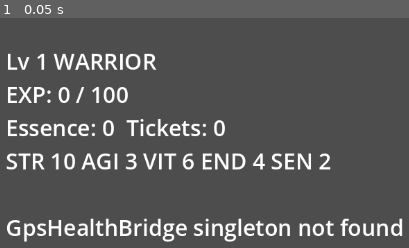
Above: before the commit, frame 1.
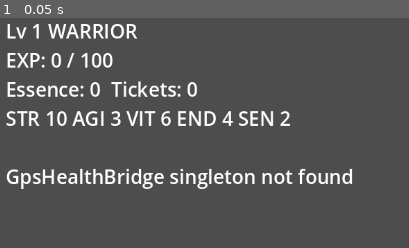
Above: after the commit, the same moment.

Repository: Luke-AI-Developments/HollowHunter
Game: Godot game, scene res://scenes/main.tscn
The game is run twice, just before and just after one commit, with the same random seed, the same clock (stepped at 60 frames per second) and the same inputs.
Inputs:
- Up to frame 1 (0.05 s): no input

The runs differ from the first frame. In frame 1, 16% of the frame differs, in the area x 1-99%, y 2-98%.

Commit message:
Phase 1 step 4: simple map, live position + placeholder gates
- core/gate_spawner.gd: rank-matched placeholder gate scattering. Rank pool
  is current-rank + one tier down (game_logic.gd has no spawn-weight
  formula to wire into, so this doesn't invent one beyond what the source
  of truth defines). Pure -- optional RNG param for deterministic tests.
- scenes/map_view.gd: flat lat/lon-to-pixel projection (no real map tiles
  -- out of Phase 1 scope), draws the player at local origin and gates as
  colored, rank-labeled circles around it. Placeholder shapes only.
- scenes/main.gd: restored GPS wiring (step 3's rewrite had dropped it
  entirely -- location permission/updates now feed the map on first fix).
- 45/45 tests passing. Confirmed on-device via screenshot: blue player
  marker centered, 5 gray 'E' gates scattered around it, matching a level 1
  hunter's rank pool exactly.

Co-Authored-By: Claude Sonnet 5 <noreply@anthropic.com>

Diff:
--- /dev/null
+++ b/core/gate_spawner.gd
@@ -0,0 +1,67 @@
+class_name GateSpawner
+## Placeholder gate spawning for the Phase 1 map: picks ranks near the
+## hunter's current power and scatters them at small lat/lon offsets from a
+## center point. Pure -- takes content + an (optional, for deterministic
+## tests) RNG in, returns plain gate dicts out. No map/rendering here.
+##
+## Rank weighting is deliberately simple (current rank + one tier down) --
+## the design bible discusses spawn weighting narratively but game_logic.gd
+## (the source of truth) has no formula for it, so this doesn't invent one.
+
+const RANKS := ["E", "D", "C", "B", "A", "S"]
+
+## Roughly a ~300-400m scatter radius around the center point (1 degree of
+## latitude/longitude is treated as ~111km, a flat-earth approximation --
+## fine at this scale, wrong far from the equator or over long distances).
+const MAX_OFFSET_DEGREES := 0.003
+
+
+static func rank_pool_for_level(level: int) -> Array:
+	var current := GameLogic.rank_for_level(level)
+	var idx := RANKS.find(current)
+	var pool := [current]
+	if idx > 0:
+		pool.append(RANKS[idx - 1])
+	return pool
+
+
+static func spawn_gates(
+	center_lat: float,
+	center_lon: float,
+	hunter_level: int,
+	monsters: Array,
+	count: int = 5,
+	rng: RandomNumberGenerator = null
+) -> Array:
+	var pool := rank_pool_for_level(hunter_level)
+	var gates := []
+	for i in count:
+		var rank: String = pool[_rand_index(pool.size(), rng)]
+		var candidates := Content.monsters_by_rank(monsters, rank)
+		if candidates.is_empty():
+			continue
+		var monster: Dictionary = candidates[_rand_index(candidates.size(), rng)]
+		(
+			gates
+			. append(
+				{
+					"rank": rank,
+					"lat": center_lat + _rand_offset(rng),
+					"lon": center_lon + _rand_offset(rng),
+					"monster_id": monster.get("id", ""),
+					"monster_name": monster.get("name", ""),
+					"monster_base_power": monster.get("base_power", 0),
+				}
+			)
+		)
+	return gates
+
+
+static func _rand_index(size: int, rng: RandomNumberGenerator) -> int:
+	var f := rng.randf() if rng else randf()
+	return min(int(f * size), size - 1)
+
+
+static func _rand_offset(rng: RandomNumberGenerator) -> float:
+	var f := rng.randf() if rng else randf()
+	return (f - 0.5) * 2.0 * MAX_OFFSET_DEGREES
--- a/scenes/main.gd
+++ b/scenes/main.gd
@@ -1,7 +1,8 @@
 extends Node2D
 
-## Phase 1 step 3: real daily EXP from Health Connect -> level up, replacing
-## the native-plugin-spike test harness (checkpoints 2-4) with actual game
+## Phase 1 steps 3-4: real daily EXP from Health Connect -> level up, and a
+## simple map (live GPS position + placeholder gates), replacing the
+## native-plugin-spike test harness (checkpoints 2-4) with actual game
 ## wiring. Subclass is hardcoded to WARRIOR for now -- no picker UI yet
 ## (not part of the minimum lovable loop). Simplification: applies today's
 ## totals every launch with no "already counted today" guard, so relaunching
@@ -15,6 +16,7 @@
 var _health_applied := false
 
 @onready var label: Label = $Label
+@onready var map_view: Node2D = $MapView
 
 
 func _ready() -> void:
@@ -26,12 +28,26 @@
 		return
 	bridge = Engine.get_singleton("GpsHealthBridge")
 
+	bridge.location_permission_result.connect(_on_location_permission_result)
+	bridge.location_update.connect(_on_location_update)
 	bridge.health_connect_available.connect(_on_health_connect_available)
 	bridge.health_permission_result.connect(_on_health_permission_result)
 	bridge.steps_result.connect(_on_steps_result)
 	bridge.workouts_result.connect(_on_workouts_result)
 
+	bridge.requestLocationPermission()
 	bridge.checkHealthConnectAvailable()
+
+
+func _on_location_permission_result(granted: bool) -> void:
+	if granted:
+		bridge.startLocationUpdates()
+	else:
+		label.text += "\n\nGPS permission denied"
+
+
+func _on_location_update(lat: float, lon: float, _accuracy: float, _timestamp_ms: int) -> void:
+	map_view.show_position(lat, lon, state.level)
 
 
 func _on_health_connect_available(available: bool) -> void:
--- a/scenes/main.tscn
+++ b/scenes/main.tscn
@@ -1,14 +1,19 @@
-[gd_scene load_steps=2 format=3]
+[gd_scene load_steps=3 format=3]
 
 [ext_resource type="Script" path="res://scenes/main.gd" id="1"]
+[ext_resource type="Script" path="res://scenes/map_view.gd" id="2"]
 
 [node name="Main" type="Node2D"]
 script = ExtResource("1")
 
 [node name="Label" type="Label" parent="."]
 offset_left = 40.0
-offset_top = 80.0
+offset_top = 40.0
 offset_right = 700.0
 offset_bottom = 260.0
-theme_override_font_sizes/font_size = 32
+theme_override_font_sizes/font_size = 28
 text = "Waiting for location..."
+
+[node name="MapView" type="Node2D" parent="."]
+position = Vector2(1700, 540)
+script = ExtResource("2")
--- /dev/null
+++ b/scenes/map_view.gd
@@ -0,0 +1,70 @@
+extends Node2D
+
+## Phase 1 step 4: simple placeholder map. Live GPS position (player, drawn
+## at this node's local origin) plus a handful of rank-matched placeholder
+## gates scattered around it. No real map tiles -- lat/lon deltas project
+## straight to pixels via a flat approximation, which is fine at this scale
+## and matches "placeholder art only" for this phase.
+
+const PIXELS_PER_DEGREE := 100000.0
+const PLAYER_RADIUS := 14.0
+const GATE_RADIUS := 20.0
+
+const RANK_COLORS := {
+	"E": Color.DIM_GRAY,
+	"D": Color.LIME_GREEN,
+	"C": Color.DODGER_BLUE,
+	"B": Color.MEDIUM_PURPLE,
+	"A": Color.ORANGE,
+	"S": Color.CRIMSON,
+}
+
+var _center_lat: float = 0.0
+var _center_lon: float = 0.0
+var _has_fix := false
+var _gates: Array = []
+
+
+## Gates are rolled once, from the first fix -- moving around doesn't
+## reroll them (that would just be jittery placeholder noise, not a
+## feature). Re-call from a "new gates" action once that exists.
+func show_position(lat: float, lon: float, hunter_level: int) -> void:
+	if not _has_fix:
+		_center_lat = lat
+		_center_lon = lon
+		_has_fix = true
+		var rng := RandomNumberGenerator.new()
+		rng.randomize()
+		_gates = GateSpawner.spawn_gates(lat, lon, hunter_level, Content.load_monsters(), 5, rng)
+	queue_redraw()
+
+
+func _draw() -> void:
+	if not _has_fix:
+		draw_string(
+			ThemeDB.fallback_font,
+			Vector2(-100, 0),
+			"Waiting for GPS fix...",
+			HORIZONTAL_ALIGNMENT_LEFT,
+			-1,
+			24
+		)
+		return
+
+	for g: Dictionary in _gates:
+		var dx: float = (g["lon"] - _center_lon) * PIXELS_PER_DEGREE
+		var dy: float = -(g["lat"] - _center_lat) * PIXELS_PER_DEGREE
+		var pos := Vector2(dx, dy)
+		var color: Color = RANK_COLORS.get(g["rank"], Color.WHITE)
+		draw_circle(pos, GATE_RADIUS, color)
+		draw_string(
+			ThemeDB.fallback_font,
+			pos + Vector2(-8, 8),
+			g["rank"],
+			HORIZONTAL_ALIGNMENT_CENTER,
+			-1,
+			28,
+			Color.BLACK
+		)
+
+	draw_circle(Vector2.ZERO, PLAYER_RADIUS, Color.DEEP_SKY_BLUE)
--- /dev/null
+++ b/tests/unit/test_gate_spawner.gd
@@ -0,0 +1,62 @@
+extends GutTest
+## GateSpawner: rank pool selection and placeholder gate scattering.
+
+var monsters: Array
+
+
+func before_all() -> void:
+	monsters = Content.load_monsters()
+
+
+func test_rank_pool_for_level_1_is_just_e() -> void:
+	# rank_for_level(1) == "E", index 0 -> no tier below.
+	assert_eq(GateSpawner.rank_pool_for_level(1), ["E"])
+
+
+func test_rank_pool_for_level_12_includes_current_and_one_below() -> void:
+	# rank_for_level(12) == "C" -> pool is [C, D].
+	assert_eq(GateSpawner.rank_pool_for_level(12), ["C", "D"])
+
+
+func test_spawn_gates_returns_requested_count() -> void:
+	var rng := RandomNumberGenerator.new()
+	rng.seed = 1
+	var gates := GateSpawner.spawn_gates(51.5, -0.1, 1, monsters, 5, rng)
+	assert_eq(gates.size(), 5)
+
+
+func test_spawn_gates_only_uses_the_level_appropriate_pool() -> void:
+	var rng := RandomNumberGenerator.new()
+	rng.seed = 2
+	var gates := GateSpawner.spawn_gates(51.5, -0.1, 1, monsters, 10, rng)
+	var pool := GateSpawner.rank_pool_for_level(1)
+	for g: Dictionary in gates:
+		assert_true(pool.has(g["rank"]))
+
+
+func test_spawn_gates_positions_stay_within_max_offset() -> void:
+	var rng := RandomNumberGenerator.new()
+	rng.seed = 3
+	var gates := GateSpawner.spawn_gates(51.5, -0.1, 1, monsters, 20, rng)
+	for g: Dictionary in gates:
+		assert_true(absf(g["lat"] - 51.5) <= GateSpawner.MAX_OFFSET_DEGREES)
+		assert_true(absf(g["lon"] - (-0.1)) <= GateSpawner.MAX_OFFSET_DEGREES)
+
+
+func test_spawn_gates_deterministic_with_same_seed() -> void:
+	var rng_a := RandomNumberGenerator.new()
+	rng_a.seed = 42
+	var rng_b := RandomNumberGenerator.new()
+	rng_b.seed = 42
+	var gates_a := GateSpawner.spawn_gates(51.5, -0.1, 5, monsters, 5, rng_a)
+	var gates_b := GateSpawner.spawn_gates(51.5, -0.1, 5, monsters, 5, rng_b)
+	assert_eq(gates_a, gates_b)
+
+
+func test_spawn_gates_each_has_a_real_monster() -> void:
+	var rng := RandomNumberGenerator.new()
+	rng.seed = 7
+	var gates := GateSpawner.spawn_gates(51.5, -0.1, 1, monsters, 5, rng)
+	for g: Dictionary in gates:
+		assert_ne(g["monster_id"], "")
+		assert_true(g["monster_base_power"] > 0)
Not shown, added: core/gate_spawner.gd.uid
Not shown, added: scenes/map_view.gd.uid
Not shown, added: tests/unit/test_gate_spawner.gd.uid
